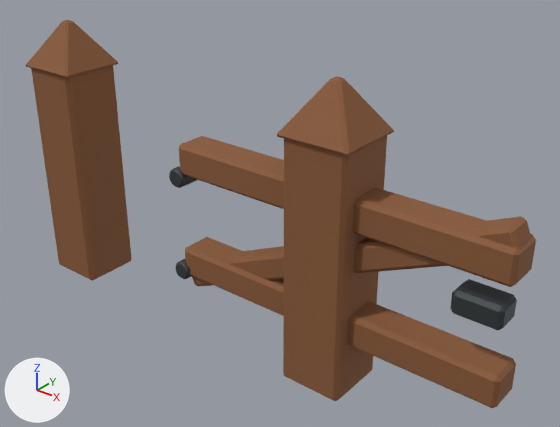
The glTF model apps/garden/public/assets/models/FenceGate.glb: old version first, new version second.
The view is the same before and after, from a camera (50 mm lens) standing at (1.285, -1.253, 1.161) and looking at (0.243, 0.05, 0.353). Lighting does not change. The marker at lower left points along +X, +Y and +Z. The picture after the commit comes second. Vertices at exactly the same position are counted once.

Script lines for the objects in view, before the commit:
```python
me_fencegate_leaf_mesh = bpy.data.meshes.new('FenceGate_Leaf_Mesh')
me_fencegate_leaf_mesh.from_pydata(...)  # 216 vertices, 408 faces; spans x -0.025..0.86, y -0.055..0.055, z 0.106..0.534
# faces by material slot: [132, 276]
me_fencegate_leaf_mesh.materials.append(mat_material_fencegate_wood)  # brown #8a5a37
me_fencegate_leaf_mesh.materials.append(mat_material_fencegate_hardware)  # dark grey #3f4547
me_fencegate_posts_mesh = bpy.data.meshes.new('FenceGate_Posts_Mesh')
me_fencegate_posts_mesh.from_pydata(...)  # 96 vertices, 176 faces; spans x -0.519..0.519, y -0.089..0.089, z 0.0..0.73
me_fencegate_posts_mesh.materials.append(mat_material_fencegate_wood)  # brown #8a5a37
ob_fencegate_leaf = bpy.data.objects.new('FenceGate_Leaf', me_fencegate_leaf_mesh)
ob_fencegate_leaf.location = (0.0, 0.0, 0.0)
ob_fencegate_posts = bpy.data.objects.new('FenceGate_Posts', me_fencegate_posts_mesh)
ob_fencegate_posts.location = (0.0, 0.0, 0.0)
```
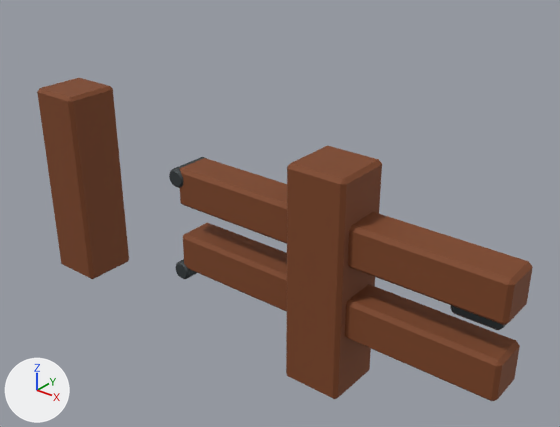
Changed parts and their boxes [x1, y1, x2, y2] in the pictures (560 x 427 px; the box of a moved part takes in the faces that stretch with it):
'FenceGate_Posts', reshaped (6% narrower, 16% shorter)
    before: [26, 20, 394, 401]
    after: [37, 78, 382, 399]
'FenceGate_Leaf', reshaped (10% shorter)
    before: [169, 136, 536, 408]
    after: [169, 157, 533, 401]
part 1 of me_fencegate_posts_mesh, moved or reshaped
    before: [31, 66, 131, 281]
    after: [37, 78, 129, 279]
part 2 of me_fencegate_posts_mesh, moved or reshaped
    before: [283, 136, 387, 401]
    after: [286, 146, 382, 399]
part 3 of me_fencegate_posts_mesh, deleted (brown)
    before: [26, 20, 118, 78]
part 4 of me_fencegate_posts_mesh, deleted (brown)
    before: [277, 76, 394, 156]
part 5 of me_fencegate_leaf_mesh, rebuilt
    before: [185, 237, 516, 408]
    after: [183, 222, 520, 401]
part 6 of me_fencegate_leaf_mesh, rebuilt (11% taller)
    before: [179, 136, 536, 287]
    after: [180, 158, 533, 325]
part 7 of me_fencegate_leaf_mesh, deleted (brown)
    before: [192, 216, 532, 287]

What changed in the scene script:
```text
Add mat_material_planks:
    mat_material_planks = principled_material('Material.Planks')
    mat_material_planks.base_color = (0.205, 0.058, 0.016)  # brown #7d4422
    mat_material_planks.roughness = 0.78
Change me_fencegate_posts_mesh:
    used by ob_fencegate_posts; location = (0.0, 0.0, 0.0)
    remove me_fencegate_posts_mesh.from_pydata(...)  # 96 vertices, 176 faces; spans x -0.519..0.519, y -0.089..0.089, z 0.0..0.73
    remove me_fencegate_posts_mesh.materials.append(mat_material_fencegate_wood)  # brown #8a5a37
    add me_fencegate_posts_mesh.from_pydata(...)  # 48 vertices, 88 faces; spans x -0.505..0.505, y -0.075..0.075, z 0.0..0.55
    me_fencegate_posts_mesh part 1: the loose piece of 24 vertices spanning x -0.51..-0.35, y -0.08..0.08, z 0.0..0.62 is scaled about its middle by (0.933, 0.933, 0.885), then moved by (0.0, 0.0, -0.035), in mat_material_planks (brown #7d4422)
    me_fencegate_posts_mesh part 2: the loose piece of 24 vertices spanning x 0.35..0.51, y -0.08..0.08, z 0.0..0.62 is scaled about its middle by (0.933, 0.933, 0.885), then moved by (0.0, 0.0, -0.035), in mat_material_planks (brown #7d4422)
    me_fencegate_posts_mesh part 3: the loose piece of 24 vertices spanning x -0.519..-0.341, y -0.089..0.089, z 0.61..0.73 is deleted
    me_fencegate_posts_mesh part 4: the loose piece of 24 vertices spanning x 0.341..0.519, y -0.089..0.089, z 0.61..0.73 is deleted
    add me_fencegate_posts_mesh.materials.append(mat_material_planks)  # brown #7d4422
Change me_fencegate_leaf_mesh:
    used by ob_fencegate_leaf; location = (0.0, 0.0, 0.0)
    remove me_fencegate_leaf_mesh.from_pydata(...)  # 216 vertices, 408 faces; spans x -0.025..0.86, y -0.055..0.055, z 0.106..0.534
    remove me_fencegate_leaf_mesh.materials.append(mat_material_fencegate_wood)  # brown #8a5a37
    add me_fencegate_leaf_mesh.from_pydata(...)  # 192 vertices, 364 faces; spans x -0.025..0.86, y -0.055..0.055, z 0.13..0.44
    me_fencegate_leaf_mesh part 5: the loose piece of 24 vertices spanning x 0.0..0.86, y -0.045..0.045, z 0.14..0.22 is rebuilt with 24 vertices and now spans x 0.0..0.86, y -0.05..0.05, z 0.16..0.26, in mat_material_planks (brown #7d4422)
    me_fencegate_leaf_mesh part 6: the loose piece of 24 vertices spanning x 0.0..0.86, y -0.045..0.045, z 0.42..0.5 is rebuilt with 24 vertices and now spans x 0.0..0.86, y -0.05..0.05, z 0.34..0.44, in mat_material_planks (brown #7d4422)
    me_fencegate_leaf_mesh part 7: the loose piece of 24 vertices spanning x 0.0..0.86, y -0.035..0.035, z 0.106..0.534 is deleted
    add me_fencegate_leaf_mesh.materials.append(mat_material_planks)  # brown #7d4422
```
